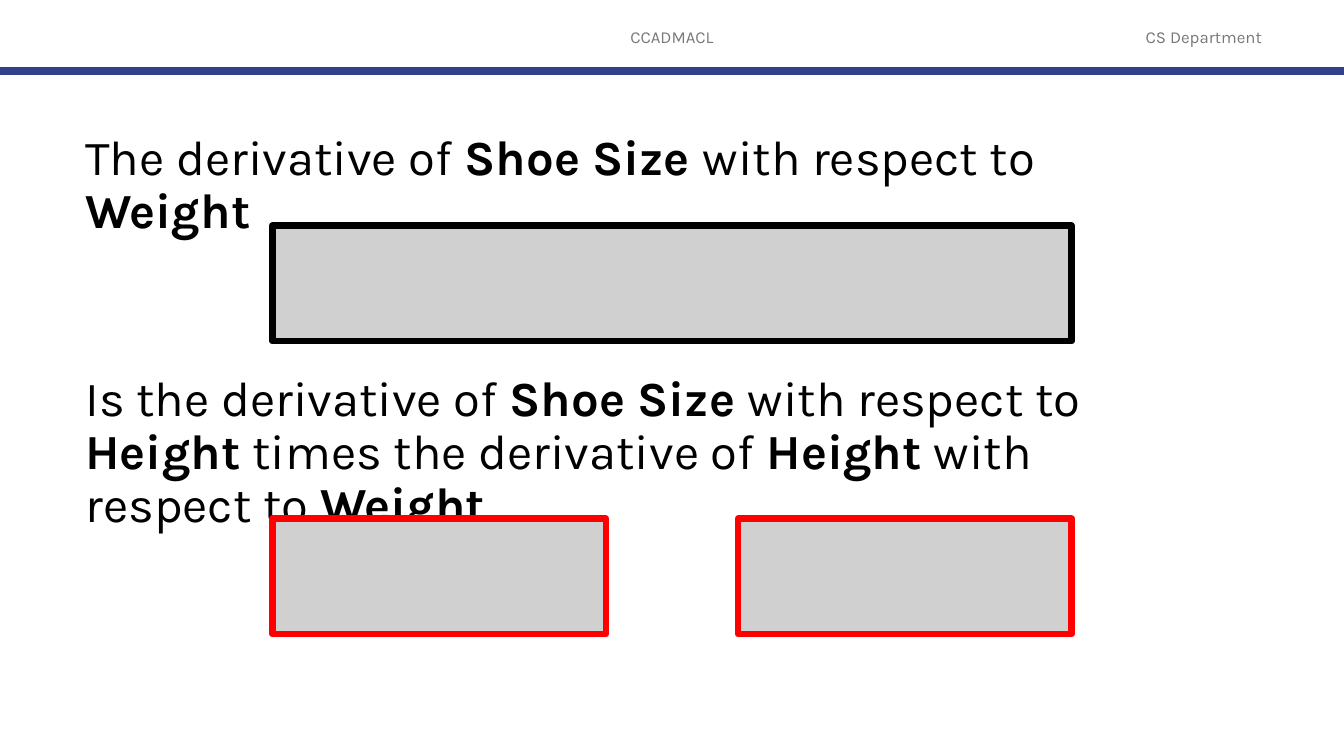
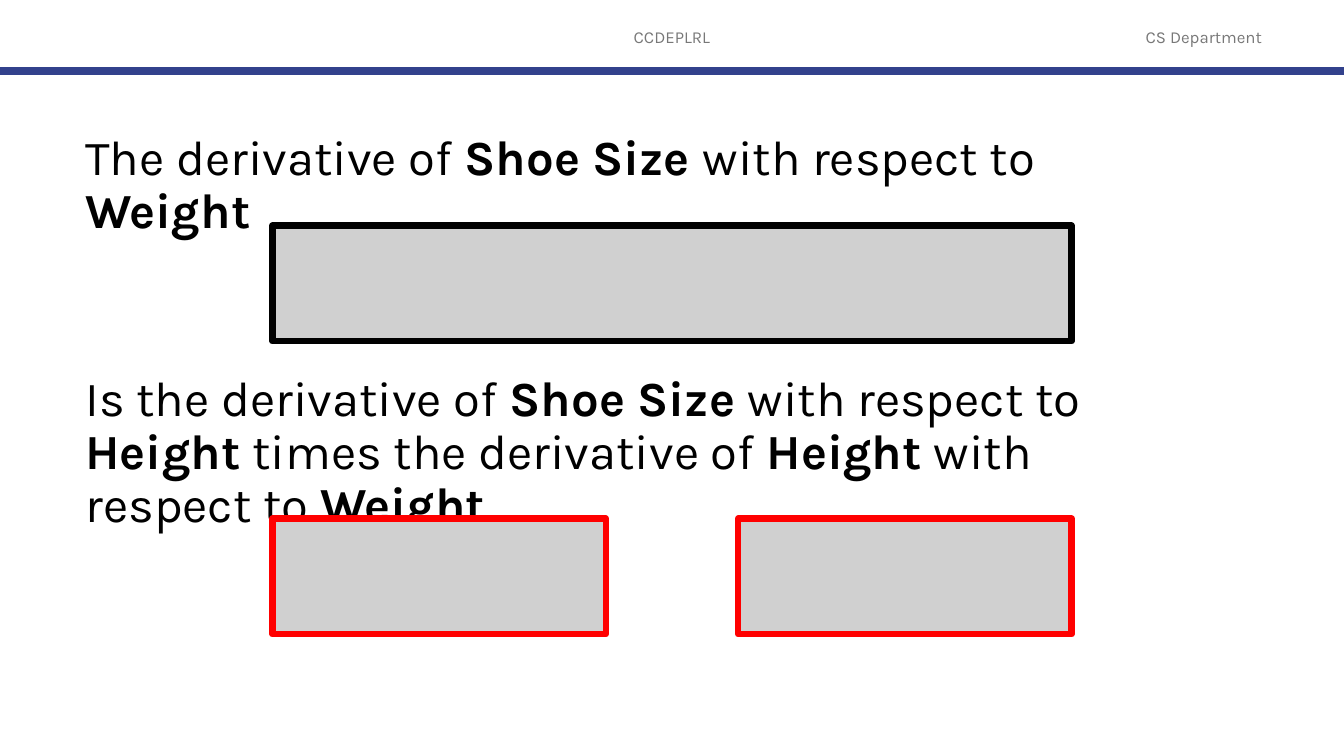
Before and after one commit to robitussin/CCDEPLRL, a slide deck: slide 55 of 2 - Training Neural Networks/The Chain Rule.pptx. Drawn at 1344x756 pixels with LibreOffice and Linux fonts; fonts in the diff are those of the drawing; grey boxes stand for pictures; background and template pictures are left out. Boxes give left, top, right and bottom in pixels: in the first picture for what was removed or moved away, otherwise in the second. Text is boxed around its words. In the diff, an @@ line names an element or a change of style, - is before the commit and + after.

```diff
--- a/2 - Training Neural Networks/The Chain Rule.pptx
+++ b/2 - Training Neural Networks/The Chain Rule.pptx
@@ text at (x1=634, y1=32, x2=710, y2=43): text changed @@
-CCADMACL
+CCDEPLRL
```
Also in this commit, not shown: 57 other slides changed.
